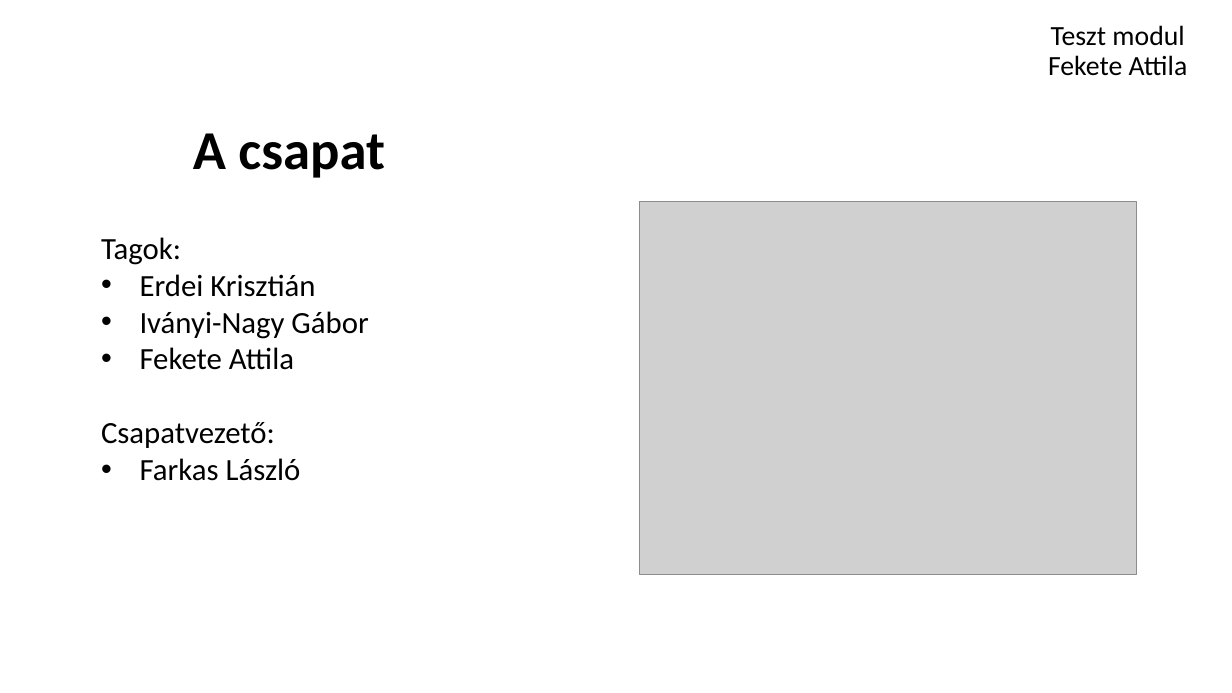
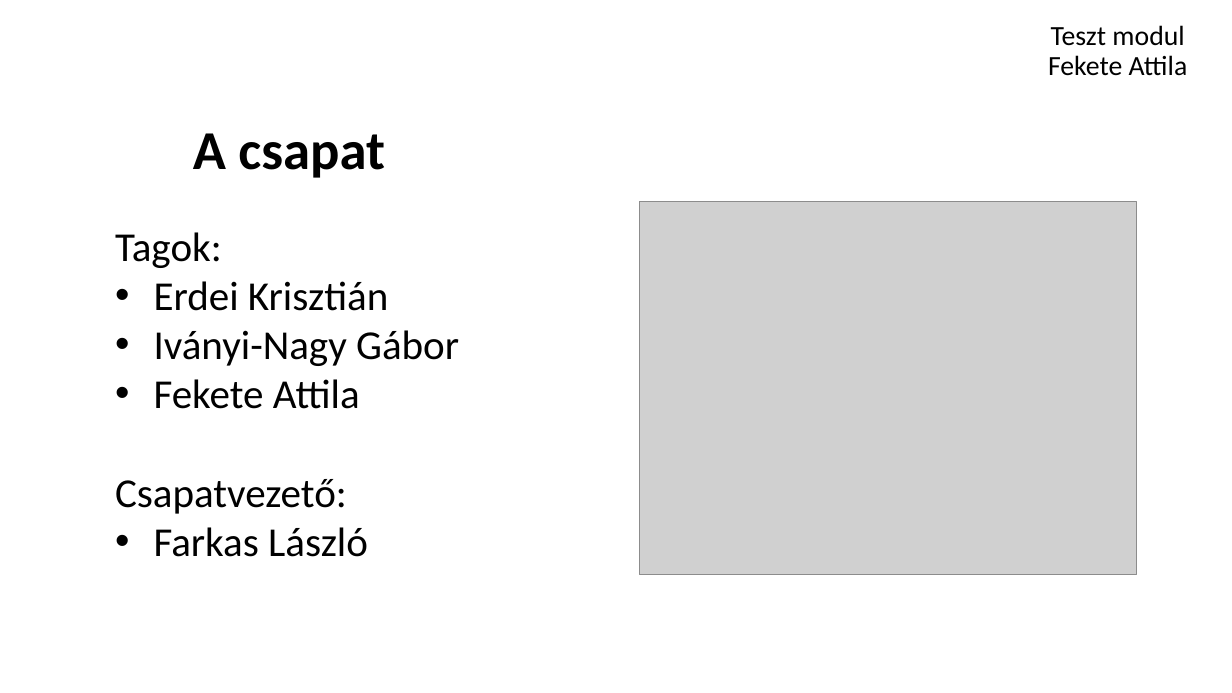
Before and after one commit to schonherz-java-ee-2016-spring/sandbox, a slide deck: slide 3 of feketeattila/feketeattilajavaee.pptx. Drawn at 1232x693 pixels with LibreOffice and Linux fonts; fonts in the diff are those of the drawing; grey boxes stand for pictures; background and template pictures are left out. Boxes give left, top, right and bottom in pixels: in the first picture for what was removed or moved away, otherwise in the second. Text is boxed around its words. In the diff, an @@ line names an element or a change of style, - is before the commit and + after.

Commit message:
update

```diff
--- a/feketeattila/feketeattilajavaee.pptx
+++ b/feketeattila/feketeattilajavaee.pptx
@@ text "Tagok:" moved from (x1=101, y1=237, x2=368, y2=481) to (x1=115, y1=232, x2=459, y2=557) @@
@@ text "Tagok:" at (x1=115, y1=232, x2=459, y2=557): size 18 to 24 pt @@
```
Also in this commit, not shown: 2 other slides changed, 1 slide added.
